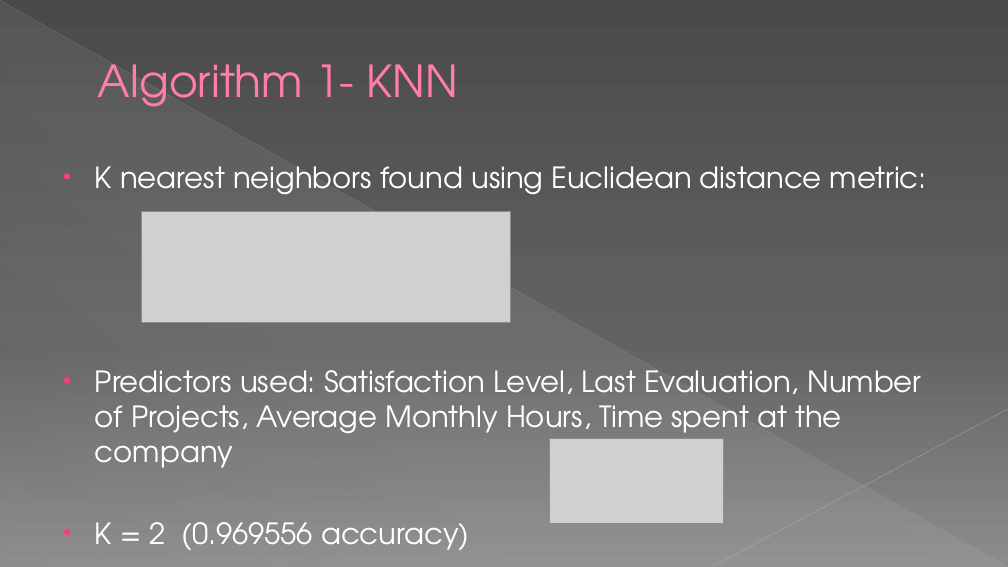
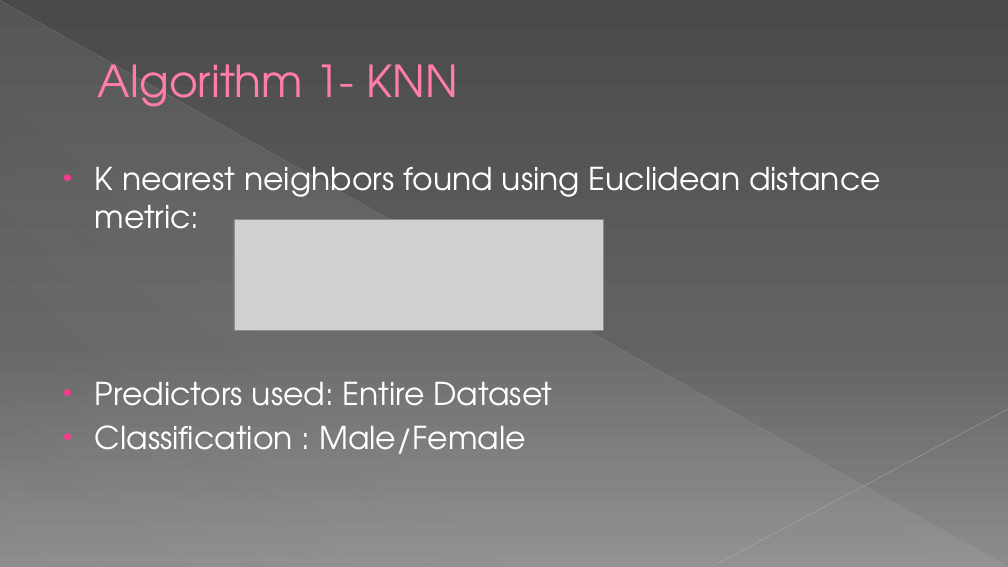
Before and after one commit to dhavalaM/CS513-Project, a slide deck: slide 6 of Presentation_YPS.pptx. Drawn at 1008x567 pixels with LibreOffice and Linux fonts; fonts in the diff are those of the drawing; grey boxes stand for pictures. Boxes give left, top, right and bottom in pixels: in the first picture for what was removed or moved away, otherwise in the second. Text is boxed around its words. In the diff, an @@ line names an element or a change of style, - is before the commit and + after.

```diff
--- a/Presentation_YPS.pptx
+++ b/Presentation_YPS.pptx
@@ text at [95, 166, 881, 229]: size 27.8 to 30 pt in "K nearest neighbors found using Euclidean distance ..." @@
@@ picture: place and size @@
-picture at [141, 212, 511, 322]
+picture at [234, 220, 603, 330]
@@ text at [95, 382, 553, 454]: text changed; size 27.8 to 30 pt @@
-• Predictors used: Satisfaction Level, Last Evaluation, Number of Projects, Average Monthly Hours, Time spent at the company
-• K = 2 (0.969556 accuracy)
+• Predictors used: Entire Dataset
+• Classification : Male/Female
@@ picture removed at [550, 439, 724, 524] @@
```
Also in this commit, not shown: 16 other slides changed, 3 slides added, 2 slides removed.
